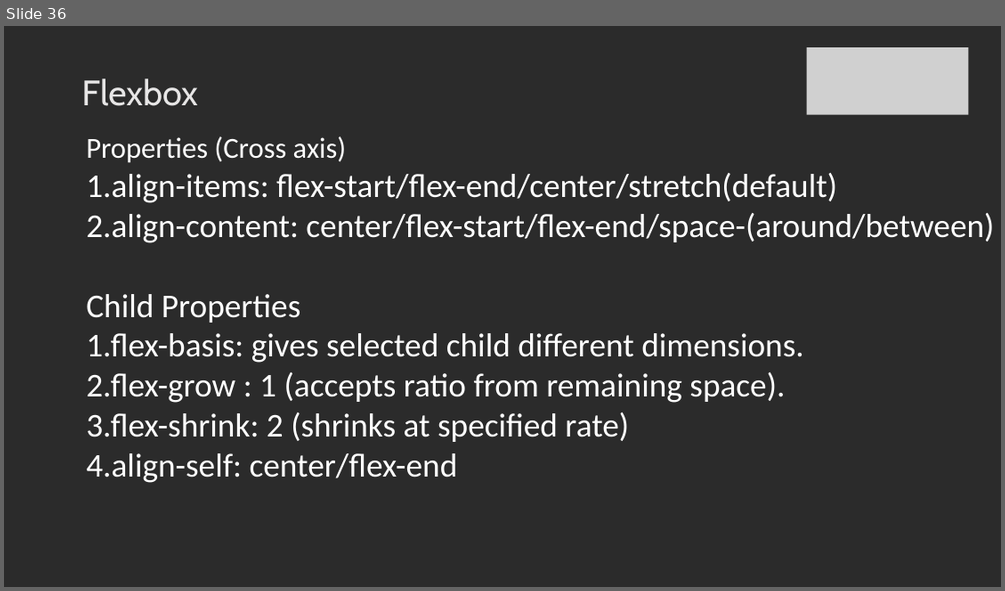
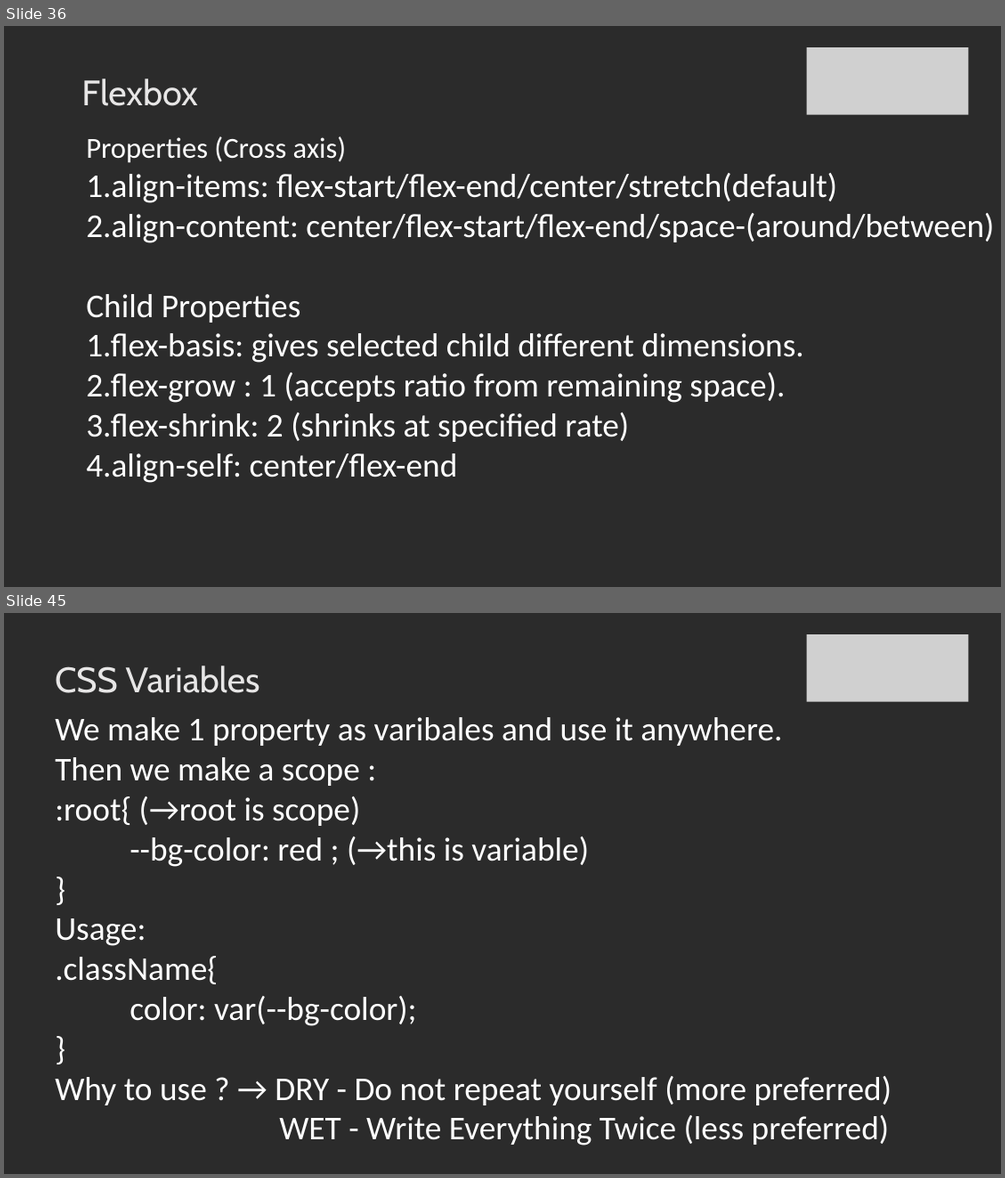
Before and after one commit to SachinBarpanda/WebDevGla, a slide deck: CSS.pptx. Shown one above the other, each under a label of ours: slide 36 before the commit, slides 36 and 45 after it; the slides between them are not shown. The pictures are 1005x591 and 1005x1178 pixels, drawn with LibreOffice and Linux fonts; fonts in the diff are those of the drawing; grey boxes stand for pictures; background and template pictures are left out; a plain dark background stands for a picture behind light text. Boxes give left, top, right and bottom in pixels: in the first picture for what was removed or moved away, otherwise in the second. Text is boxed around its words. In the diff, an @@ line names an element or a change of style, - is before the commit and + after.

```diff
--- a/CSS.pptx
+++ b/CSS.pptx
@@ slide 45 added at bbox=[4, 613, 1001, 1174], background picture (left out) @@
@@ picture added at bbox=[807, 634, 968, 702] @@
@@ title added at bbox=[55, 666, 260, 693], 34 pt, text #E7E6E6 @@
+CSS Variables
@@ text added at bbox=[55, 717, 892, 1145], 32 pt, text #FFFFFF @@
+We make 1 property as varibales and use it anywhere.
+Then we make a scope :
+:root{ (→root is scope)
+--bg-color: red ; (→this is variable)
+}
+Usage:
+.className{
+color: var(--bg-color);
+}
+Why to use ? → DRY - Do not repeat yourself (more preferred)
+WET - Write Everything Twice (less preferred)
```
Also in this commit, not shown: 1 slide changed, 10 other slides added, 8 other files.
